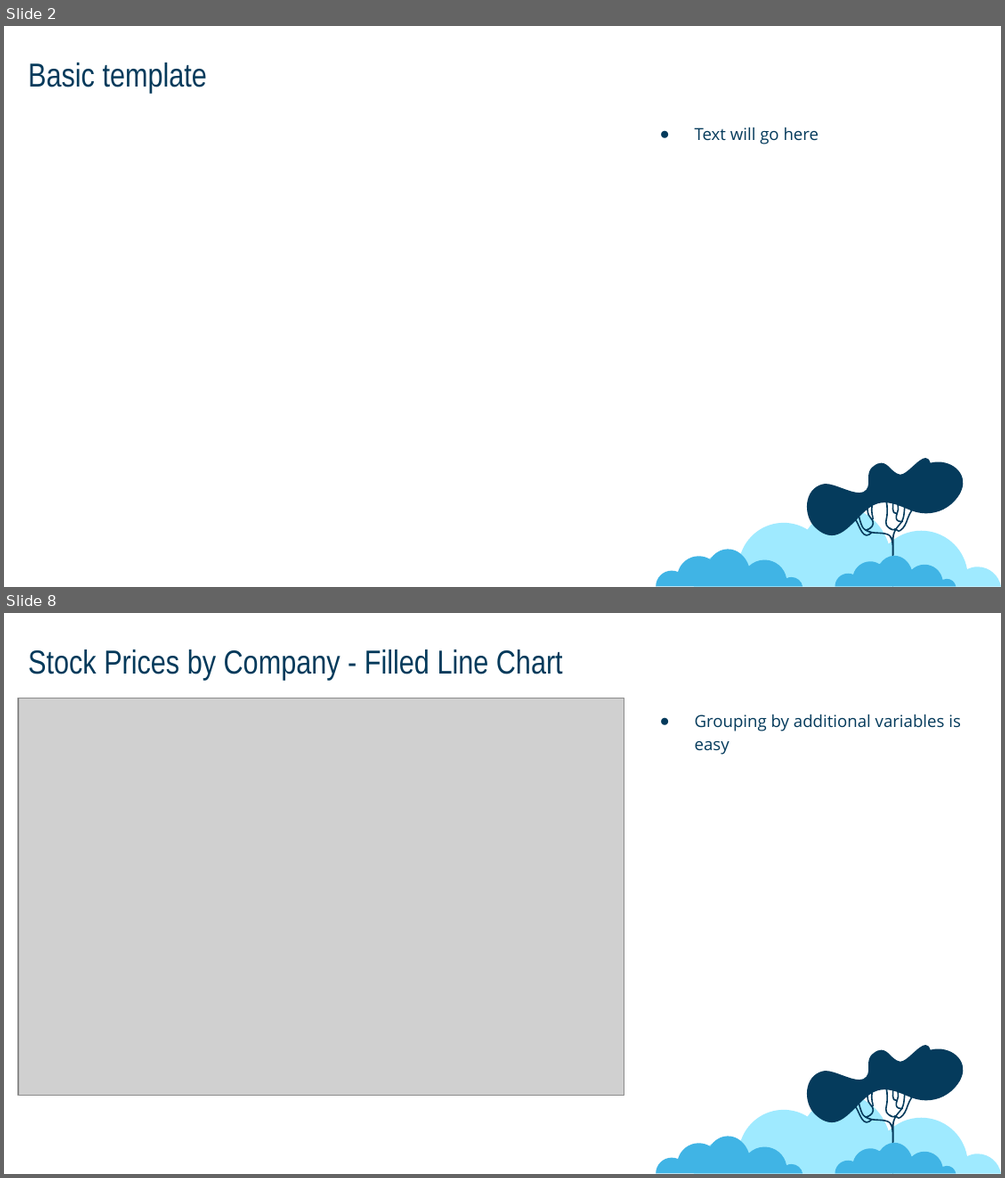
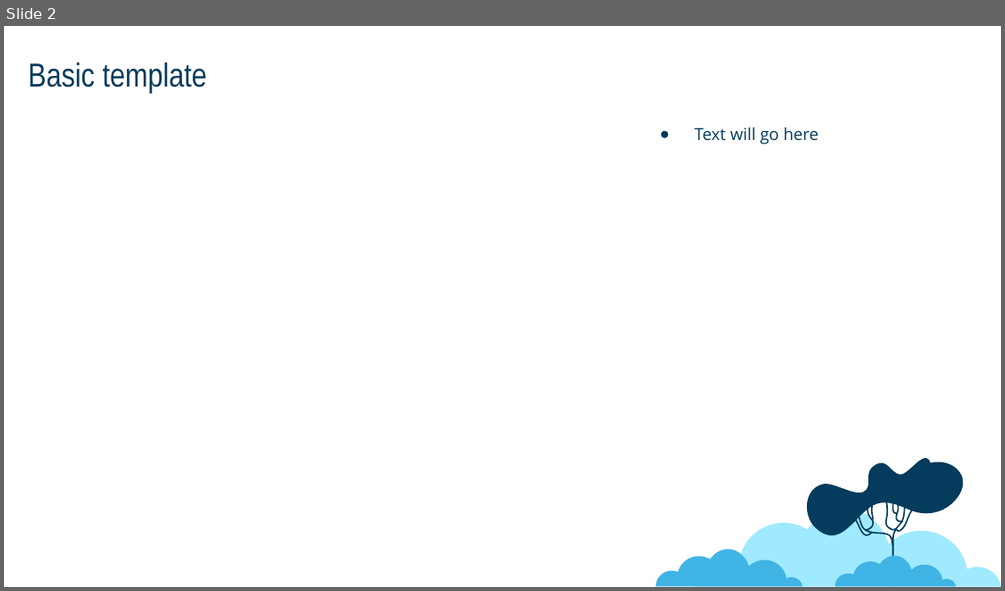
Before and after one commit to jonboone1/plotlyPowerpoint, a slide deck: example/output.pptx. Shown one above the other, each under a label of ours: slides 2 and 8 before the commit, slide 2 after it; the slides between them are not shown. The pictures are 1005x1178 and 1005x591 pixels, drawn with LibreOffice and Linux fonts; fonts in the diff are those of the drawing; grey boxes stand for pictures. Boxes give left, top, right and bottom in pixels: in the first picture for what was removed or moved away, otherwise in the second. Text is boxed around its words. In the diff, an @@ line names an element or a change of style, - is before the commit and + after.

```diff
--- a/example/output.pptx
+++ b/example/output.pptx
@@ slide 8 removed at bbox=[4, 613, 1001, 1174], background #FFFFFF; not listed: 4 template elements that a slide beside it also shows @@
@@ title removed at bbox=[28, 649, 563, 680] @@
-Stock Prices by Company - Filled Line Chart
@@ picture removed at bbox=[18, 698, 623, 1094] @@
@@ text removed at bbox=[695, 714, 961, 755] @@
-● Grouping by additional variables is easy
```
Also in this commit, not shown: 1 slide changed, 2 other slides removed, 10 other files.
